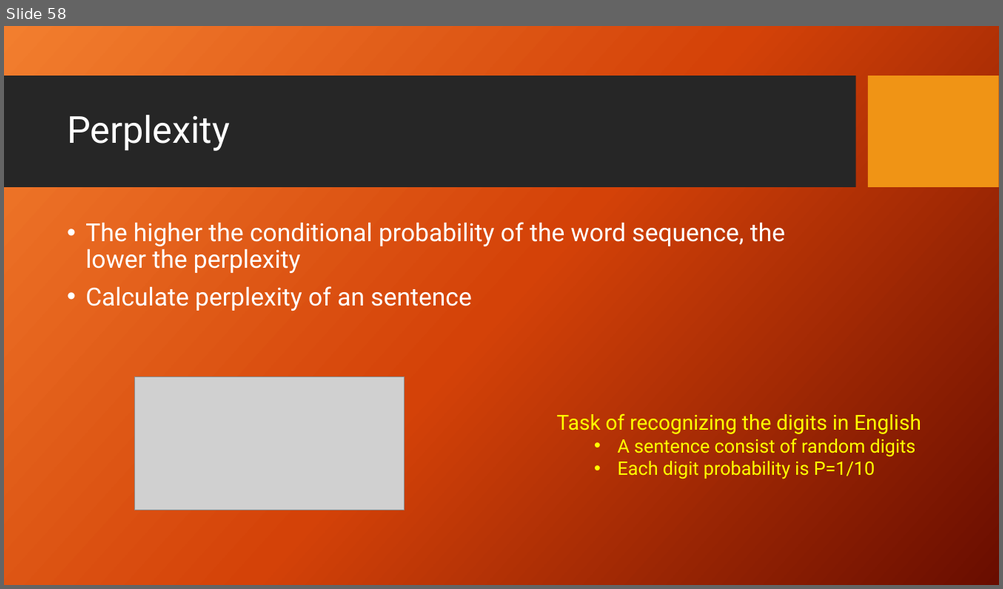
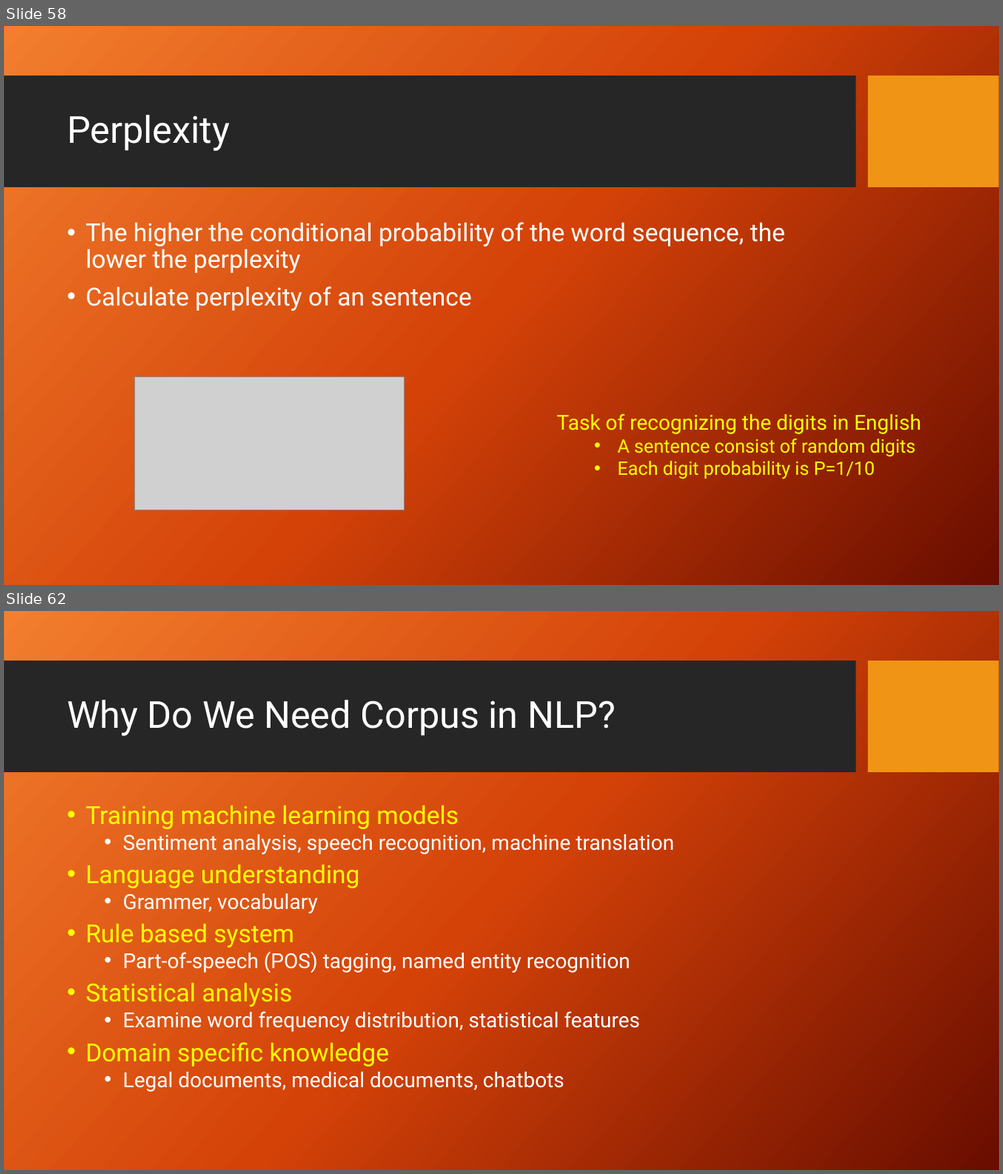
Before and after one commit to FaisalAhmedBijoy/Natural-Language-Processing-with-Python, a slide deck: docs/NLP_bangla_tutorial.pptx. Shown one above the other, each under a label of ours: slide 58 before the commit, slides 58 and 62 after it; the slides between them are not shown. The pictures are 1003x589 and 1003x1174 pixels, drawn with LibreOffice and Linux fonts; fonts in the diff are those of the drawing; grey boxes stand for pictures; background and template pictures are left out. Boxes give left, top, right and bottom in pixels: in the first picture for what was removed or moved away, otherwise in the second. Text is boxed around its words. In the diff, an @@ line names an element or a change of style, - is before the commit and + after.

```diff
--- a/docs/NLP_bangla_tutorial.pptx
+++ b/docs/NLP_bangla_tutorial.pptx
@@ slide 62 added at (x1=4, y1=611, x2=999, y2=1170), background picture (left out); not listed: 2 template elements that a slide beside it also shows @@
@@ title added at (x1=67, y1=700, x2=615, y2=736), 36 pt, text #FFFFFF @@
+Why Do We Need Corpus in NLP?
@@ text added at (x1=85, y1=806, x2=674, y2=1092), 20 pt, text #FFFFFF @@
+• Training machine learning models
+  • Sentiment analysis, speech recognition, machine translation
+• Language understanding
+  • Grammer, vocabulary
+• Rule based system
+  • Part-of-speech (POS) tagging, named entity recognition
+• Statistical analysis
+  • Examine word frequency distribution, statistical features
+• Domain specific knowledge
+  • Legal documents, medical documents, chatbots
```
Also in this commit, not shown: 7 other slides added.
